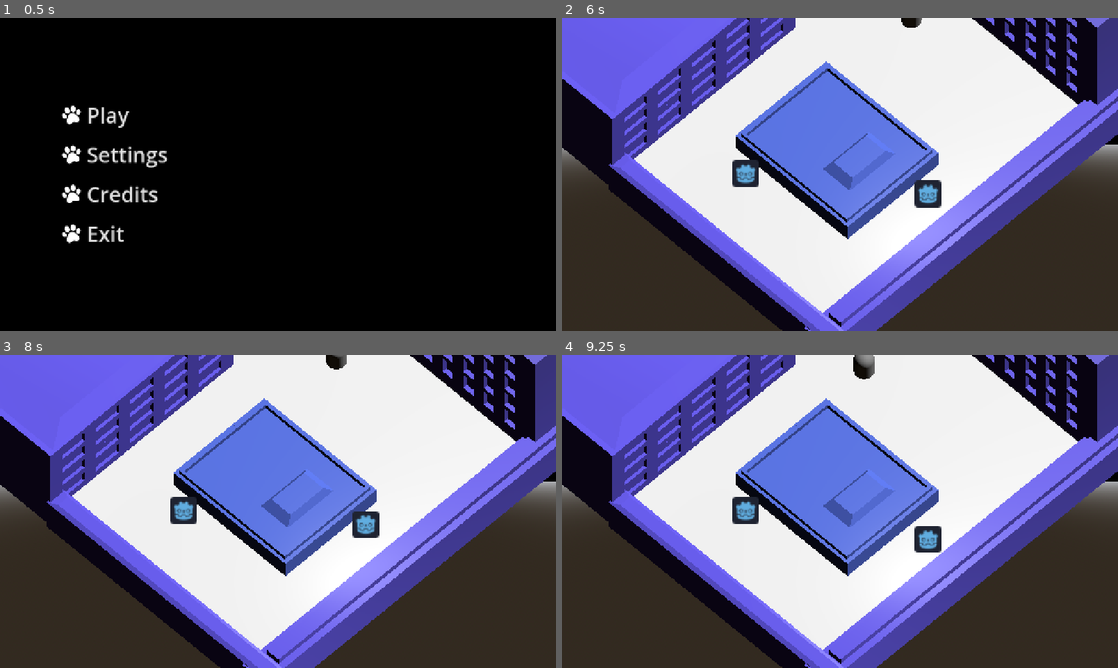
Above: before the commit, frames 1-4 (two rows, left to right).
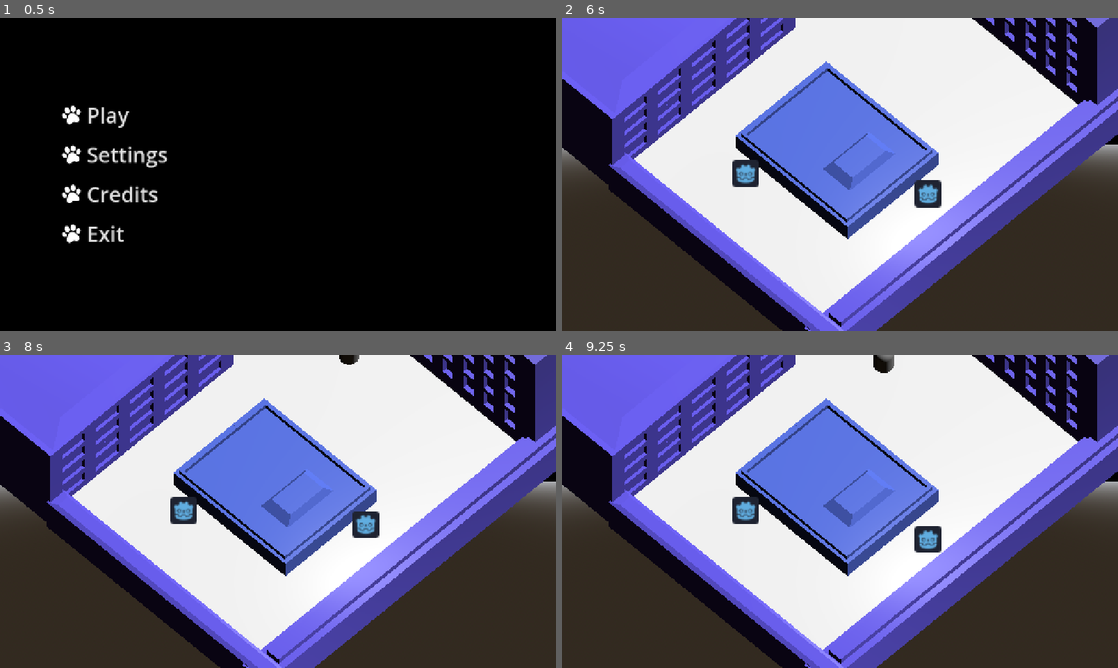
Above: after the commit, the same moments.

Repository: WeronikaKowalkowska/dnsgamejam
Game: Godot game, scene res://scenes/menu.tscn
Same seed, same stepped clock (60 frames per second), same inputs: the game is played once before the commit and once after it.
Inputs (mouse positions are in pixels of both pictures, inside the frame that each line leads up to):
- Up to frame 1 (0.5 s): no input
- Up to frame 2 (6 s): click "Play" at 0.5 s; tap Enter (ui_accept) at 1.25, 1.52, 2.75, 4.25, 4.52, 5.75 s; move the mouse to (962, 158) at 1.27 s; hold D (move_right) 1.28-2 s; click (962, 158) at 1.42 s; drag from (728, 190) to (812, 237) at 2.02 s; move the mouse to (895, 105) at 2.77 s; hold D (move_right) 2.78-3.5 s; drag from (812, 237) to (673, 127) at 3.52 s; move the mouse to (1006, 221) at 4.27 s; hold A (move_left) 4.28-5 s; drag from (673, 127) to (756, 96) at 5.02 s; move the mouse to (867, 174) at 5.77 s; hold S (move_back) from 5.78 s (still down); click (867, 174) at 5.92 s
- Up to frame 3 (8 s): release S (move_back) at 6.5 s; drag from (194, 433) to (166, 527) at 6.52 s; tap Enter (ui_accept) at 7.25, 7.52 s; move the mouse to (400, 495) at 7.27 s; hold W (move_forward) from 7.28 s (still down)
- Up to frame 4 (9.25 s): release W (move_forward) at 8 s; drag from (728, 527) to (812, 574) at 8.02 s; move the mouse to (895, 442) at 8.77 s; hold S (move_back) from 8.78 s (still down)

Frame 1 is identical in both runs. In frame 2, 0.1% of the frame differs, in the area x 61-65%, y 0-4%; in frame 3, 0.2%; in frame 4, 0.5%, in the area x 52-60%, y 0-8%.

Commit message:
dziala agenty

Diff:
--- a/assets/scripts/agent_dog.gd
+++ b/assets/scripts/agent_dog.gd
@@ -21,36 +21,32 @@
 const RANGE_IDLE = 3.0
 
 var movement_delta: float
-var catAliveNode: Node3D
-var catSpectre: Node3D
-var lastPositionAliveCat: Vector3
+var catAliveNode: Node3D = null
+var catSpectre: Node3D = null
+var lastPositionAliveCat: Vector3 = Vector3.ZERO
 var lastAttackCat: Node3D = null
 var positionStopInSpectreCar: Vector3 = Vector3.ZERO
 
 
 func _ready():
-	points = path.curve.get_baked_points()
-	if points.size() > 0:
-		indexPoint = 0
-	#_path_patrol()
+	if path:
+		points = path.curve.get_baked_points()
+		if points.size() > 0:
+			indexPoint = 0
+	_state = PlayerState.IDLE
 	_IDLE()
-	_state = PlayerState.IDLE
 
 func _on_body_entered(body: Node3D) -> void:
 	if (body.is_in_group("catAlive")):
-		#print("Kot wszedl i umarl")
 		catAliveNode = body
 	if (body.is_in_group("catSpectre")):
-		#print("Kot duch wszedl")
 		catSpectre = body
 
 
 func _on_body_exited(body: Node3D) -> void:
 	if (catAliveNode == body):
-		#print("Kot wyszedl")
 		catAliveNode = null
 	if (catSpectre == body):
-		#print("Kot duch znikl")
 		catSpectre = null
 
 
@@ -71,20 +67,18 @@
 	if catAliveNode:
 		lastPositionAliveCat = catAliveNode.global_position
 		if _raycast_check_cat(catAliveNode, "catAlive"):
-			print("catAlive")
 			lastAttackCat = catAliveNode
+			_ATTACK()
 			navigation_agent_3d.set_target_position(catAliveNode.position)
-			_state = PlayerState.ATTACK
 			return true
 	if catSpectre:
 		if _raycast_check_cat(catSpectre, "catSpectre"):
-			print("catSpectre")
 			lastAttackCat = catSpectre
+			_ATTACK()
 			if (positionStopInSpectreCar != Vector3.ZERO):
 				navigation_agent_3d.set_target_position(positionStopInSpectreCar)
 			else:
 				navigation_agent_3d.set_target_position(catSpectre.position)
-			_state = PlayerState.ATTACK
 			return true
 	return false
 
@@ -105,7 +99,7 @@
 		random_position.z = global_position.z + snapped(randf_range(-RANGE_IDLE, RANGE_IDLE), 0.1)
 		navigation_agent_3d.set_target_position(random_position)
 
-	if (randi_range(1, 50) <= countState):
+	if (randi_range(1, 20) <= countState):
 		_state = PlayerState.PATROL
 		countState = 0
 
@@ -116,7 +110,7 @@
 	if (indexPoint >= points.size()):
 		indexPoint = 0
 
-	if (randi_range(1, 2500) <= countState):
+	if (randi_range(1, 5000) <= countState):
 		_state = PlayerState.IDLE
 		countState = 0
 
@@ -127,15 +121,25 @@
 	if catSpectre:
 		SPEED = 6.0
 
-	if not catAliveNode and not catSpectre and lastAttackCat and lastAttackCat.is_in_group("catSpectre"):
-		_state = PlayerState.SEARCH
 
 func _SEARCH():
-	SPEED = 4.0
+	SPEED = 2.0
+	if not lastAttackCat:
+		_state = PlayerState.PATROL
 	if lastAttackCat.is_in_group("catSpectre"):
-		SPEED = 2.0
-		navigation_agent_3d.set_target_position(lastPositionAliveCat)
-
+		SPEED = 1.0
+		if lastPositionAliveCat != Vector3.ZERO:
+			navigation_agent_3d.set_target_position(lastPositionAliveCat)
+			if (lastPositionAliveCat - global_position).length() < 2.0:
+				_state = PlayerState.PATROL
+				lastAttackCat = null
+		else:
+			_IDLE()
+	else:
+		_IDLE()
+	if (countState >= 10):
+		countState = 0
+		_state = PlayerState.PATROL
 
 func _entered_collision_cat(body: Node3D):
 	if (body.is_in_group("catAlive")):
@@ -148,6 +152,11 @@
 		positionStopInSpectreCar = Vector3.ZERO
 
 func _navigation_finished():
+	if _check_cats():
+		return
+	if not catAliveNode and not catSpectre and lastAttackCat and lastAttackCat.is_in_group("catSpectre"):
+		countState=0
+		_state = PlayerState.SEARCH
 	match _state:
 		PlayerState.IDLE:
 			_IDLE()
@@ -157,21 +166,12 @@
 			_PATROL()
 			print("patroluje")
 			countState+=1
-		PlayerState.ATTACK:
-			_ATTACK()
-			print("atak")
 		PlayerState.SEARCH:
 			_SEARCH()
 			print("szuka")
-	if _check_cats():
-		return
-	#print("koniec")
+			countState+=1
 
 func _physics_process(delta: float) -> void:
-	if Input.is_action_pressed("move_right"):
-		if catSpectre:
-			catSpectre.global_position = Vector3.ZERO
-	_ATTACK()
 	_check_cats()
 	if navigation_agent_3d.is_navigation_finished():
 		return
--- a/scenes/main.tscn
+++ b/scenes/main.tscn
@@ -80,6 +80,7 @@
 sky_mode = 1
 
 [node name="StaticBody3D" type="StaticBody3D" parent="." unique_id=1583634267]
+collision_layer = 3
 
 [node name="floor" parent="StaticBody3D" unique_id=1120960412 instance=ExtResource("2_tbgi4")]
 
@@ -94,6 +95,7 @@
 
 [node name="KotCharacterBody3D" type="CharacterBody3D" parent="." unique_id=644475014 groups=["catAlive"]]
 transform = Transform3D(0.70710677, -0.5770964, 0.40860704, 0, 0.5778576, 0.8161376, -0.70710677, -0.5770964, 0.40860704, 9.03474, 0.5773463, 2.3115363)
+collision_mask = 2
 axis_lock_linear_y = true
 script = ExtResource("2_choun")
 
@@ -107,6 +109,7 @@
 
 [node name="KotDuchRigidBody3D" type="CharacterBody3D" parent="." unique_id=933195050 groups=["catSpectre"]]
 transform = Transform3D(0.21107113, -0.97735393, -0.015101567, -0.57709646, -0.13707066, 0.80509096, -0.7889288, -0.16121642, -0.5929592, 1.8402369, 0.7234764, 7.0463343)
+collision_mask = 2
 script = ExtResource("4_ya4ey")
 
 [node name="CollisionShape3D" type="CollisionShape3D" parent="KotDuchRigidBody3D" unique_id=836013378]
@@ -132,6 +135,7 @@
 use_collision = true
 
 [node name="StaticBodyBudynek2" type="StaticBody3D" parent="NavigationRegion3D" unique_id=60310690]
+collision_layer = 3
 
 [node name="budynek2" parent="NavigationRegion3D/StaticBodyBudynek2" unique_id=1094693730 instance=ExtResource("4_o6xl0")]
 
@@ -139,6 +143,7 @@
 shape = SubResource("ConvexPolygonShape3D_choun")
 
 [node name="StaticBodyScianka1" type="StaticBody3D" parent="NavigationRegion3D" unique_id=1224298803]
+collision_layer = 3
 
 [node name="scianka1" parent="NavigationRegion3D/StaticBodyScianka1" unique_id=2095668035 instance=ExtResource("5_tipki")]
 
@@ -146,6 +151,7 @@
 shape = SubResource("ConvexPolygonShape3D_tipki")
 
 [node name="StaticBodyScianka2" type="StaticBody3D" parent="NavigationRegion3D" unique_id=376414420]
+collision_layer = 3
 
 [node name="scianka2" parent="NavigationRegion3D/StaticBodyScianka2" unique_id=2118710651 instance=ExtResource("6_tefeu")]
 transform = Transform3D(1, 0, 0, 0, 1, 0, 0, 0, 1, 0.03548622, -0.035775185, 0.064956665)
@@ -154,6 +160,7 @@
 shape = SubResource("ConvexPolygonShape3D_85g3d")
 
 [node name="StaticBodyBudynek1" type="StaticBody3D" parent="NavigationRegion3D" unique_id=496260983]
+collision_layer = 3
 
 [node name="budynek1" parent="NavigationRegion3D/StaticBodyBudynek1" unique_id=1444964261 instance=ExtResource("3_tefeu")]
 
@@ -161,6 +168,7 @@
 shape = SubResource("ConvexPolygonShape3D_ya4ey")
 
 [node name="StaticBodyScianka3" type="StaticBody3D" parent="NavigationRegion3D" unique_id=422490269]
+collision_layer = 3
 
 [node name="scianka3" parent="NavigationRegion3D/StaticBodyScianka3" unique_id=761456763 instance=ExtResource("7_o6xl0")]
 
@@ -169,6 +177,7 @@
 
 [node name="StaticBodyWysepka" type="StaticBody3D" parent="NavigationRegion3D" unique_id=1206047736]
 transform = Transform3D(0.91521746, 0, 0, 0, 1, 0, 0, 0, 1, -0.38928032, 0, 0)
+collision_layer = 3
 
 [node name="wysepka" parent="NavigationRegion3D/StaticBodyWysepka" unique_id=1610928076 instance=ExtResource("8_tipki")]
 
